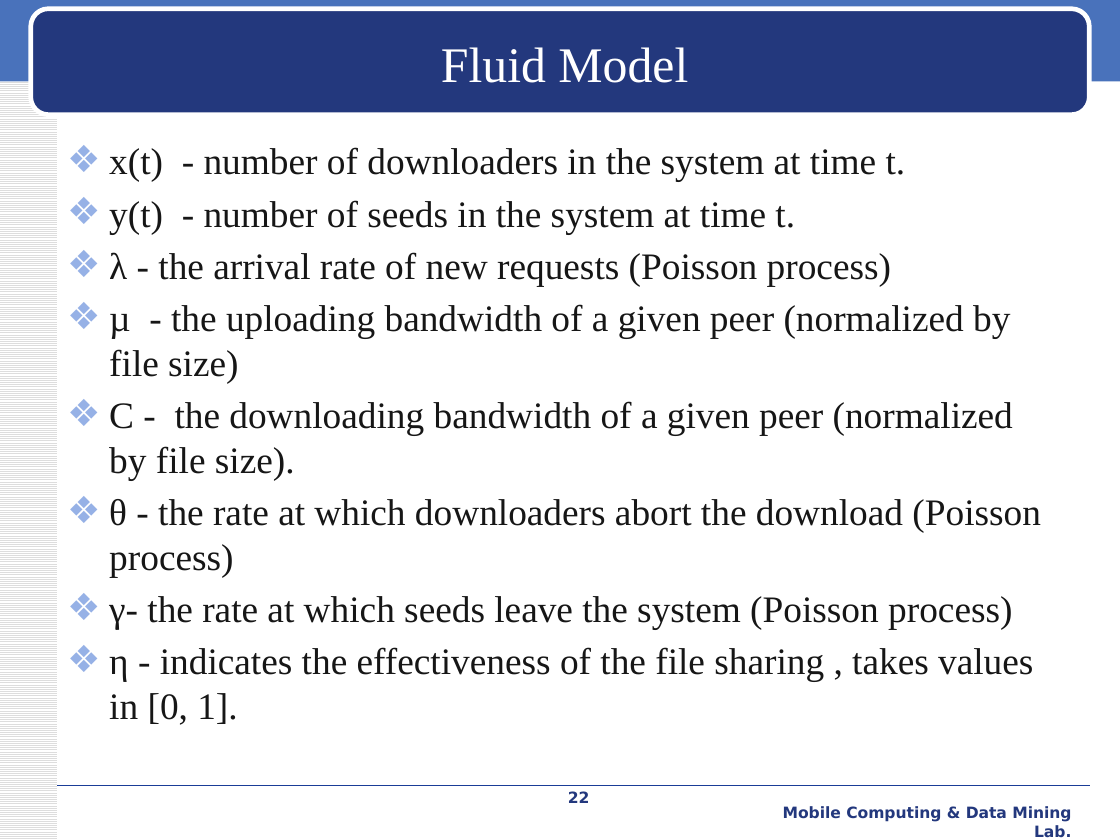
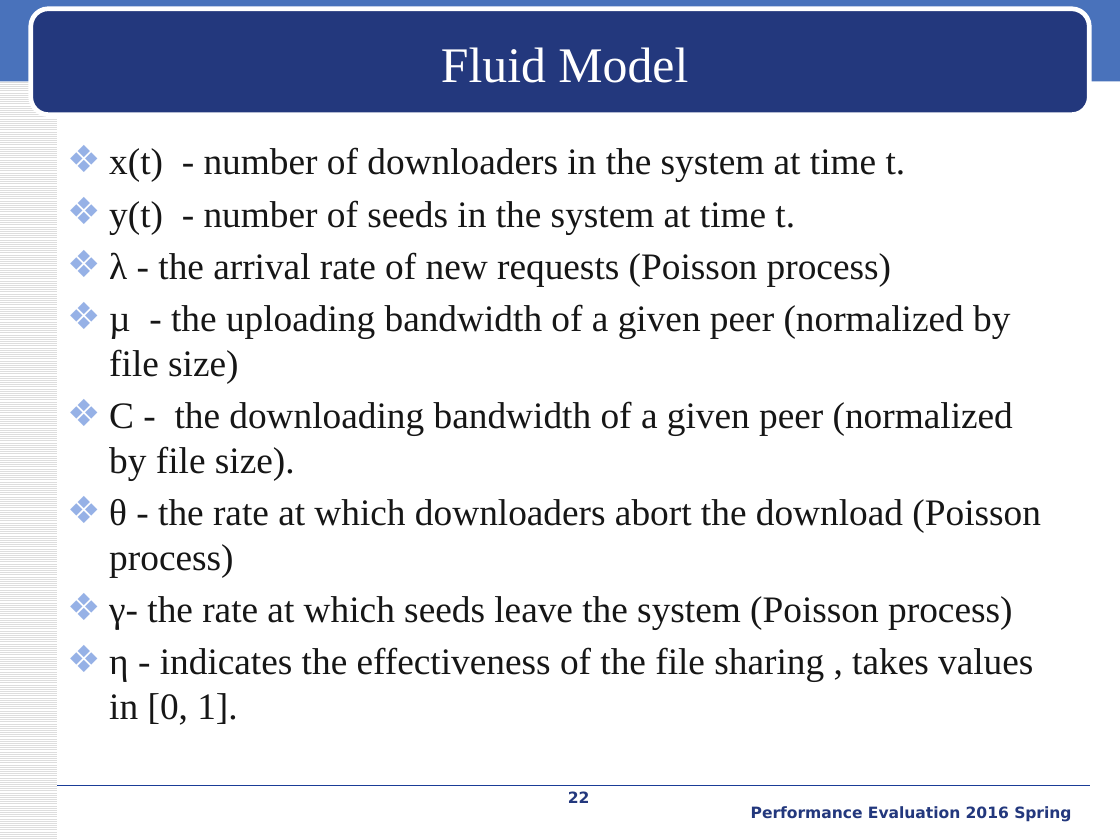
Before and after one commit to iamyuanchung/PE_104_2, a slide deck: slide 22 of final/BT-like-peer2peer.pptx. Drawn at 1120x840 pixels with LibreOffice and Linux fonts; fonts in the diff are those of the drawing; background and template pictures are left out. Boxes give left, top, right and bottom in pixels: in the first picture for what was removed or moved away, otherwise in the second. Text is boxed around its words. In the diff, an @@ line names an element or a change of style, - is before the commit and + after.

Commit message:
finish presentation

```diff
--- a/final/BT-like-peer2peer.pptx
+++ b/final/BT-like-peer2peer.pptx
@@ text at (751,806,1071,822): text changed @@
-Mobile Computing & Data Mining Lab.
+Performance Evaluation 2016 Spring
```
Also in this commit, not shown: 13 other slides changed, 1 other file.
